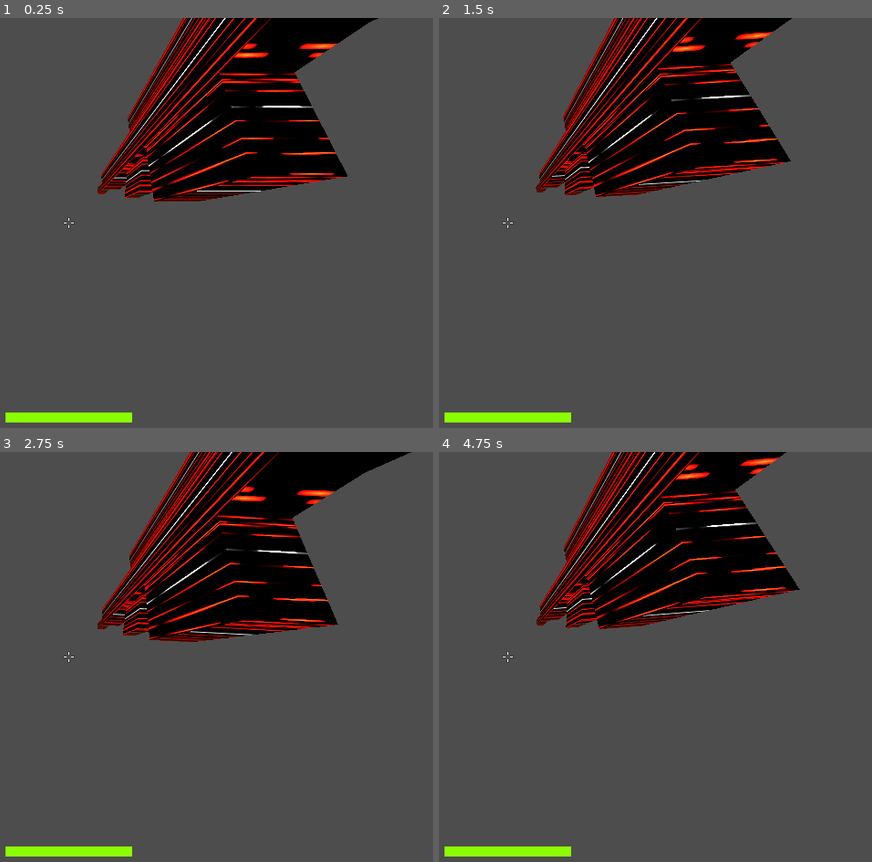
Above: before the commit, frames 1-4 (two rows, left to right).
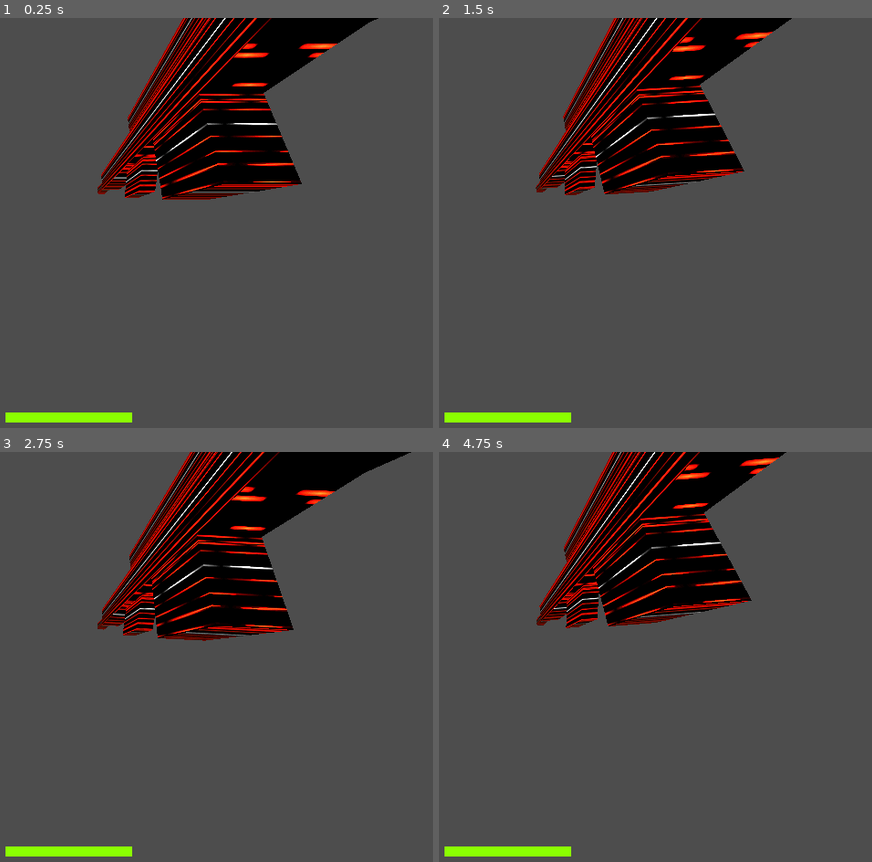
Above: after the commit, the same moments.

Repository: nekochiiUwU/gnaktap
Game: Godot game, scene res://player.tscn
Two runs of this game, one before a commit and one after it. Both use one fixed random seed, a clock stepped at 60 frames per second and the inputs below. This scene is started directly instead of the project's main scene.
Inputs (mouse positions are in pixels of both pictures, inside the frame that each line leads up to):
- Up to frame 1 (0.25 s): no input
- Up to frame 2 (1.5 s): tap Enter at 0.5 s; move the mouse to (668, 202) at 0.52 s; hold D (move_right) 0.53-1.28 s; click (668, 202) at 0.6 s; tap Space (jump) at 0.77 s; move the mouse to (outside the picture) at 1.27 s; hold S (move_backward) from 1.28 s (still down); tap Down (camera_down) at 1.35 s
- Up to frame 3 (2.75 s): tap Space (jump) at 1.52 s; click (outside the picture) at 1.55 s; move the mouse to (142, 566) at 2.02 s; release S (move_backward) at 2.03 s; hold D (move_right) from 2.03 s (still down); tap Left (camera_left) at 2.1 s; click (142, 566) at 2.3 s
- Up to frame 4 (4.75 s): move the mouse to (469, 739) at 2.77 s; release D (move_right) at 2.78 s; hold W (move_forward) 2.78-3.53 s; tap Right (camera_right) at 2.85 s; tap Space (jump) at 3.02, 3.77, 4.52 s; click (469, 739) at 3.05 s; move the mouse to (724, 718) at 3.52 s; hold A (move_left) from 3.53 s (still down); tap Up (camera_up) at 3.6 s; click (724, 718) at 3.8 s; move the mouse to (outside the picture) at 4.27 s; tap Z (lock_mouse) at 4.35 s; click (outside the picture) at 4.55 s

The runs differ from the first frame. In frame 1, 4.9% of the frame differs, in the area x 14-81%, y 13-52%; in frame 2, 4.8%; in frame 3, 4.7%; in frame 4, 5.0%, in the area x 14-84%, y 9-52%.
Error before the commit: Attempt to call function 'get_node' in base 'null instance' on a null instance. (res://Player.gd:142)
Error after the commit: Attempt to call function 'get_node' in base 'null instance' on a null instance. (res://Player.gd:152)

Commit message:
OMG hitmarker and thingies

Diff:
--- a/Player.gd
+++ b/Player.gd
@@ -13,7 +13,7 @@
 var speed:       float =  5.
 var sensi:     Vector2 = -Vector2(.005, .005)
 var joy_sensi: Vector2 = -Vector2(.1, .1)
-
+var hitmarker_time: float = 0
 
 func _ready():
 	Game = get_node("../../..")
@@ -56,6 +56,14 @@
 
 func _physics_process(delta):
 	if is_multiplayer_authority():
+		if hitmarker_time:
+			var x = 1 - ((Game.time - hitmarker_time) / .3)
+			# 1 > 0 // 0.3s
+			if x <= 0 or hitmarker_time > Game.time:
+				get_node("Head/UI/Hitmarker").visible = false
+				hitmarker_time = 0
+			print(x)
+			get_node("Head/UI/Hitmarker").modulate = Color(x, x, x)
 		health += delta
 		get_node("Head/UI/HealthBar").value = health
 		var input_rotation = Input.get_vector("camera_left", "camera_right", "camera_up", "camera_down")
@@ -136,7 +144,9 @@
 	var new_bullet = bullet.instantiate()
 	new_bullet.position = pos
 	new_bullet.rotation = rot
+	new_bullet.set_script(load("res://bullet.gd"))
 	new_bullet.damages = damages
+	new_bullet._owner = name
 	if is_multiplayer_authority():
 		new_bullet.collision_mask = 0b10
 	Game.get_node("Entities").add_child(new_bullet)
@@ -149,3 +159,9 @@
 	get_node("Head").rotation = _head_rotation
 	get_node("%Weapon").position = weapon_position
 	health = _health
+
+@rpc("any_peer", "call_remote", "unreliable", 5)
+func hitmarker(damages: float):
+	print("hit")
+	get_node("Head/UI/Hitmarker").visible = true
+	hitmarker_time = Game.time
--- a/Weapon.tscn
+++ b/Weapon.tscn
@@ -43,7 +43,7 @@
 
 [sub_resource type="BoxMesh" id="BoxMesh_6gy3v"]
 material = SubResource("StandardMaterial3D_8dlgx")
-size = Vector3(0.1, 0.15, 0.15)
+size = Vector3(0.1, 0.15, 0.1)
 
 [sub_resource type="StandardMaterial3D" id="StandardMaterial3D_qcnsp"]
 albedo_color = Color(0.730469, 0.575124, 0.372757, 1)
@@ -108,7 +108,7 @@
 tracks/0/loop_wrap = true
 tracks/0/keys = {
 "times": PackedFloat32Array(0, 1),
-"transitions": PackedFloat32Array(0.1, 1),
+"transitions": PackedFloat32Array(0.05, 1),
 "update": 0,
 "values": [Vector3(0, -0.1, -0.6), Vector3(0.25, -0.2, -0.667)]
 }
@@ -120,7 +120,7 @@
 tracks/1/loop_wrap = true
 tracks/1/keys = {
 "times": PackedFloat32Array(0, 1),
-"transitions": PackedFloat32Array(0.1, 1),
+"transitions": PackedFloat32Array(0.05, 1),
 "update": 0,
 "values": [Vector3(0.197396, 0, 0), Vector3(0, -0.174533, 0)]
 }
@@ -135,7 +135,7 @@
 tracks/0/loop_wrap = true
 tracks/0/keys = {
 "times": PackedFloat32Array(0, 1),
-"transitions": PackedFloat32Array(0.1, 1),
+"transitions": PackedFloat32Array(0.05, 1),
 "update": 0,
 "values": [Vector3(0.25, -0.2, -0.667), Vector3(0, -0.1, -0.6)]
 }
@@ -147,7 +147,7 @@
 tracks/1/loop_wrap = true
 tracks/1/keys = {
 "times": PackedFloat32Array(0, 1),
-"transitions": PackedFloat32Array(0.1, 1),
+"transitions": PackedFloat32Array(0.05, 1),
 "update": 0,
 "values": [Vector3(0.000868231, -0.173765, 0), Vector3(0.197222, 0, 0)]
 }
@@ -186,6 +186,12 @@
 spot_angle = 0.25
 spot_angle_attenuation = 0.069348
 
+[node name="SpotLight3D2" type="SpotLight3D" parent="Canon"]
+transform = Transform3D(1, 0, 0, 0, 1, 0, 0, 0.2, 1, 0, 0, 0)
+rotation_edit_mode = 2
+visible = false
+spot_range = 24.0
+
 [node name="Front" type="MeshInstance3D" parent="."]
 transform = Transform3D(1, 0, 0, 0, 1, 0, 0, -0.2, 1, 0.000240856, 0, -0.3)
 rotation_edit_mode = 2
@@ -214,7 +220,7 @@
 size = Vector2i(500, 500)
 
 [node name="Node3D" type="Node3D" parent="SupScope/SubViewport"]
-transform = Transform3D(1, 0, 0, 0, 1.0155, 0.195838, 0, -0.2031, 0.979189, 0, -0.04, -0.6)
+transform = Transform3D(1, 0, 0, 0, 1.0155, 0.195838, 0, -0.2031, 0.979189, 0.25, 0.31, -0.667)
 
 [node name="Scope" type="Sprite3D" parent="SupScope/SubViewport/Node3D"]
 transform = Transform3D(1, 0, 0, 0, 1, -2.98023e-08, 0, -2.98023e-08, 1, 0, 0.011, 0.147)
@@ -228,6 +234,10 @@
 current = true
 fov = 10.0
 
+[node name="Glass" type="MeshInstance3D" parent="SupScope"]
+transform = Transform3D(1, 0, 0, 0, 1.0155, 0.195838, 0, -4.47035e-08, 1.01836, 0, 0.0399587, 0.149698)
+rotation_edit_mode = 2
+
 [node name="ScopeR" type="MeshInstance3D" parent="SupScope"]
 transform = Transform3D(1, 0, 0, 0, 1, 0, 0, 0, 1, 0.03, 0.04, -9.31323e-10)
 rotation_edit_mode = 2
--- a/bullet.gd
+++ b/bullet.gd
@@ -3,6 +3,7 @@
 var spawntime
 var game
 var damages
+var _owner:     String
 var speed:       float =  50.
 var grav:        float =  12.
 var lifetime = 1
@@ -18,9 +19,11 @@
 	if game.time - spawntime > lifetime:
 		queue_free()
 
+
 	if collision and collision.get_collision_count():
 		for i in collision.get_collision_count():
 			var object = collision.get_collider(i)
 			if object is Player:
 				object.get_hit(damages)
+				get_node("../Players/" + _owner).rpc_id(int(_owner), "hitmarker", damages)
 		queue_free()
--- a/bullet.tscn
+++ b/bullet.tscn
@@ -1,6 +1,4 @@
-[gd_scene load_steps=4 format=3 uid="uid://c81c0h3nlb8o1"]
-
-[ext_resource type="Script" path="res://bullet.gd" id="1_owkjg"]
+[gd_scene load_steps=3 format=3 uid="uid://c81c0h3nlb8o1"]
 
 [sub_resource type="CapsuleMesh" id="CapsuleMesh_kqn3p"]
 radius = 0.05
@@ -14,7 +12,6 @@
 [node name="Node3D" type="CharacterBody3D"]
 collision_layer = 0
 collision_mask = 3
-script = ExtResource("1_owkjg")
 
 [node name="MeshInstance3D" type="MeshInstance3D" parent="."]
 transform = Transform3D(1, 0, 0, 0, -4.37114e-08, -1, 0, 1, -4.37114e-08, 0, 0, 0)
--- a/map.tscn
+++ b/map.tscn
@@ -11,11 +11,12 @@
 background_mode = 1
 sky = SubResource("Sky_bt5t6")
 ambient_light_source = 1
+ambient_light_color = Color(0.235294, 0.235294, 0.235294, 1)
 reflected_light_source = 1
-sdfgi_bounce_feedback = 0.08
-sdfgi_cascades = 1
-sdfgi_max_distance = 25.6
-glow_blend_mode = 0
+tonemap_mode = 3
+tonemap_exposure = 0.5
+glow_enabled = true
+glow_blend_mode = 1
 volumetric_fog_density = 0.2
 volumetric_fog_temporal_reprojection_enabled = false
 
@@ -34,12 +35,12 @@
 
 [node name="DirectionalLight3D" type="DirectionalLight3D" parent="."]
 transform = Transform3D(0.173648, -0.925417, -0.336824, 0, -0.34202, 0.939693, -0.984808, -0.163176, -0.0593912, 0, 4.94395, 8.82341)
+shadow_enabled = true
 shadow_opacity = 0.5
-shadow_blur = 1.52
 
 [node name="DirectionalLight3D2" type="DirectionalLight3D" parent="."]
 transform = Transform3D(-0.173648, -0.925417, 0.336824, 0, -0.34202, -0.939693, 0.984808, -0.163176, 0.0593912, 0, 4.94395, 8.82341)
-light_energy = 0.75
+light_energy = 0.5
 shadow_opacity = 0.9
 
 [node name="OmniLight3D" type="OmniLight3D" parent="."]
--- a/mesh.tres
+++ b/mesh.tres
@@ -14,13 +14,13 @@
 
 [sub_resource type="StandardMaterial3D" id="StandardMaterial3D_q5hff"]
 albedo_texture = SubResource("GradientTexture2D_5k7u5")
-roughness = 0.75
+roughness = 0.5
 uv1_scale = Vector3(3, 2, 1)
 
 [sub_resource type="BoxMesh" id="BoxMesh_u8c2y"]
 material = SubResource("StandardMaterial3D_q5hff")
 
-[sub_resource type="Image" id="Image_q6no8"]
+[sub_resource type="Image" id="Image_mp0d0"]
 data = {
 "data": PackedByteArray(0, 0, 0, 0, 0, 0, 0, 0, 0, 0, 0, 0, 0, 0, 0, 0, 0, 0, 0, 0, 0, 0, 0, 0, 0, 0, 0, 0, 0, 0, 0, 0, …(71905 unchanged characters)…
 "format": "RGBA8",
--- a/player.tscn
+++ b/player.tscn
@@ -24,6 +24,111 @@
 
 [sub_resource type="StyleBoxFlat" id="StyleBoxFlat_wi8oh"]
 bg_color = Color(0.545098, 1, 0, 1)
+
+[sub_resource type="Animation" id="Animation_hq254"]
+loop_mode = 1
+step = 0.001
+tracks/0/type = "value"
+tracks/0/imported = false
+tracks/0/enabled = true
+tracks/0/path = NodePath("Hand/Shoot Node:position")
+tracks/0/interp = 1
+tracks/0/loop_wrap = true
+tracks/0/keys = {
+"times": PackedFloat32Array(0, 0.01),
+"transitions": PackedFloat32Array(0.1, 0.1),
+"update": 0,
+"values": [Vector3(0, 0, 0), Vector3(0.005, 0.01, 0.025)]
+}
+tracks/1/type = "value"
+tracks/1/imported = false
+tracks/1/enabled = true
+tracks/1/path = NodePath("Hand/Shoot Node:rotation")
+tracks/1/interp = 1
+tracks/1/loop_wrap = true
+tracks/1/keys = {
+"times": PackedFloat32Array(0, 0.03),
+"transitions": PackedFloat32Array(0.5, 0.1),
+"update": 0,
+"values": [Vector3(0, 0, 0), Vector3(0.0872665, -0.0436332, 0.0872665)]
+}
+
+[sub_resource type="Animation" id="Animation_vslpq"]
+resource_name = "shoot"
+loop_mode = 1
+step = 0.01
+tracks/0/type = "bezier"
+tracks/0/imported = false
+tracks/0/enabled = true
+tracks/0/path = NodePath("Hand/Shoot Node:position:x")
+tracks/0/interp = 1
+tracks/0/loop_wrap = true
+tracks/0/keys = {
+"handle_modes": PackedInt32Array(0),
+"points": PackedFloat32Array(0, -0.25, 0, 0.25, 0),
+"times": PackedFloat32Array(0)
+}
+tracks/1/type = "bezier"
+tracks/1/imported = false
+tracks/1/enabled = true
+tracks/1/path = NodePath("Hand/Shoot Node:position:y")
+tracks/1/interp = 1
+tracks/1/loop_wrap = true
+tracks/1/keys = {
+"handle_modes": PackedInt32Array(0),
+"points": PackedFloat32Array(0, -0.25, 0, 0.25, 0),
+"times": PackedFloat32Array(0)
+}
+tracks/2/type = "bezier"
+tracks/2/imported = false
+tracks/2/enabled = true
+tracks/2/path = NodePath("Hand/Shoot Node:position:z")
+tracks/2/interp = 1
+tracks/2/loop_wrap = true
+tracks/2/keys = {
+"handle_modes": PackedInt32Array(0),
+"points": PackedFloat32Array(0, -0.25, 0, 0.25, 0),
+"times": PackedFloat32Array(0)
+}
+tracks/3/type = "bezier"
+tracks/3/imported = false
+tracks/3/enabled = true
+tracks/3/path = NodePath("Hand/Shoot Node:rotation:x")
+tracks/3/interp = 1
+tracks/3/loop_wrap = true
+tracks/3/keys = {
+"handle_modes": PackedInt32Array(0),
+"points": PackedFloat32Array(0, -0.25, 0, 0.65, 139.5),
+"times": PackedFloat32Array(0)
+}
+tracks/4/type = "bezier"
+tracks/4/imported = false
+tracks/4/enabled = true
+tracks/4/path = NodePath("Hand/Shoot Node:rotation:y")
+tracks/4/interp = 1
+tracks/4/loop_wrap = true
+tracks/4/keys = {
+"handle_modes": PackedInt32Array(0),
+"points": PackedFloat32Array(0, -0.25, 0, 0.25, 0),
+"times": PackedFloat32Array(0)
+}
+tracks/5/type = "bezier"
+tracks/5/imported = false
+tracks/5/enabled = true
+tracks/5/path = NodePath("Hand/Shoot Node:rotation:z")
+tracks/5/interp = 1
+tracks/5/loop_wrap = true
+tracks/5/keys = {
+"handle_modes": PackedInt32Array(0),
+"points": PackedFloat32Array(0, -0.25, 0, 0.25, 0),
+"times": PackedFloat32Array(0)
+}
+
+[sub_resource type="AnimationLibrary" id="AnimationLibrary_o4a6p"]
+_data = {
+"RESET": SubResource("Animation_hq254"),
+"shoot": SubResource("Animation_vslpq")
+}
 
 [node name="Player" type="CharacterBody3D"]
 transform = Transform3D(-0.707107, 0, 0.707107, 0, 1, 0, -0.707107, 0, -0.707107, 0, 1, 0)
@@ -66,7 +171,14 @@
 value = 80.0
 show_percentage = false
 
-[node name="TB" type="ColorRect" parent="Head/UI"]
+[node name="Hitmarker" type="Control" parent="Head/UI"]
+visible = false
+anchors_preset = 0
+offset_right = 40.0
+offset_bottom = 40.0
+rotation = 0.785398
+
+[node name="TB" type="ColorRect" parent="Head/UI/Hitmarker"]
 layout_mode = 0
 offset_left = -2.0
 offset_top = -9.0
@@ -74,14 +186,14 @@
 offset_bottom = -3.0
 color = Color(0, 0, 0, 0.25098)
 
-[node name="TF" type="ColorRect" parent="Head/UI/TB"]
+[node name="TF" type="ColorRect" parent="Head/UI/Hitmarker/TB"]
 layout_mode = 0
 offset_left = 1.0
 offset_top = 1.0
 offset_right = 3.0
 offset_bottom = 5.0
 
-[node name="RB" type="ColorRect" parent="Head/UI"]
+[node name="RB" type="ColorRect" parent="Head/UI/Hitmarker"]
 layout_mode = 0
 offset_left = 3.0
 offset_top = -2.0
@@ -89,14 +201,14 @@
 offset_bottom = 2.0
 color = Color(0, 0, 0, 0.25098)
 
-[node name="RF" type="ColorRect" parent="Head/UI/RB"]
+[node name="RF" type="ColorRect" parent="Head/UI/Hitmarker/RB"]
 layout_mode = 0
 offset_left = 1.0
 offset_top = 1.0
 offset_right = 5.0
 offset_bottom = 3.0
 
-[node name="DB" type="ColorRect" parent="Head/UI"]
+[node name="DB" type="ColorRect" parent="Head/UI/Hitmarker"]
 layout_mode = 0
 offset_left = -2.0
 offset_top = 3.0
@@ -104,14 +216,14 @@
 offset_bottom = 9.0
 color = Color(0, 0, 0, 0.25098)
 
-[node name="DF" type="ColorRect" parent="Head/UI/DB"]
+[node name="DF" type="ColorRect" parent="Head/UI/Hitmarker/DB"]
 layout_mode = 0
 offset_left = 1.0
 offset_top = 1.0
 offset_right = 3.0
 offset_bottom = 5.0
 
-[node name="LB" type="ColorRect" parent="Head/UI"]
+[node name="LB" type="ColorRect" parent="Head/UI/Hitmarker"]
 layout_mode = 0
 offset_left = -9.0
 offset_top = -2.0
@@ -119,7 +231,7 @@
 offset_bottom = 2.0
 color = Color(0, 0, 0, 0.25098)
 
-[node name="LF" type="ColorRect" parent="Head/UI/LB"]
+[node name="LF" type="ColorRect" parent="Head/UI/Hitmarker/LB"]
 layout_mode = 0
 offset_left = 1.0
 offset_top = 1.0
@@ -134,7 +246,14 @@
 
 [node name="Hand" type="Node3D" parent="Arm"]
 
-[node name="Weapon" parent="Arm/Hand" instance=ExtResource("2_u5gc6")]
+[node name="Shoot Node" type="Node3D" parent="Arm/Hand"]
+
+[node name="Weapon" parent="Arm/Hand/Shoot Node" instance=ExtResource("2_u5gc6")]
 unique_name_in_owner = true
-transform = Transform3D(1, 0, 0, 0, 1, 0, 0, 0, 1, 0.25, 0.25, -0.667)
 rotation_edit_mode = 2
+
+[node name="AnimationPlayer" type="AnimationPlayer" parent="Arm/Hand/Shoot Node"]
+root_node = NodePath("../../..")
+libraries = {
+"": SubResource("AnimationLibrary_o4a6p")
+}
Not shown: 1 places in mesh.tres that only renumber resources
Not shown: 1 places in player.tscn that only renumber resources
